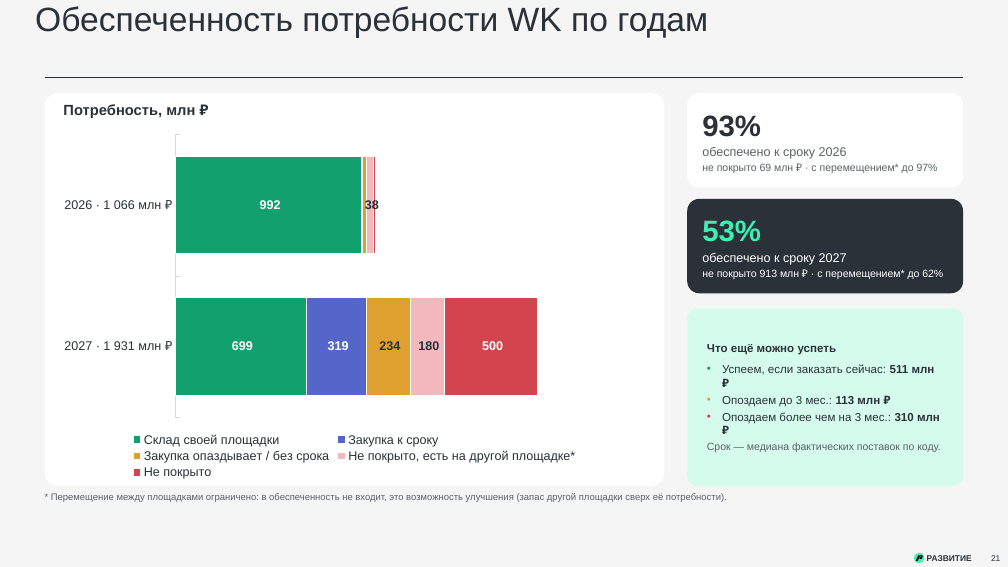
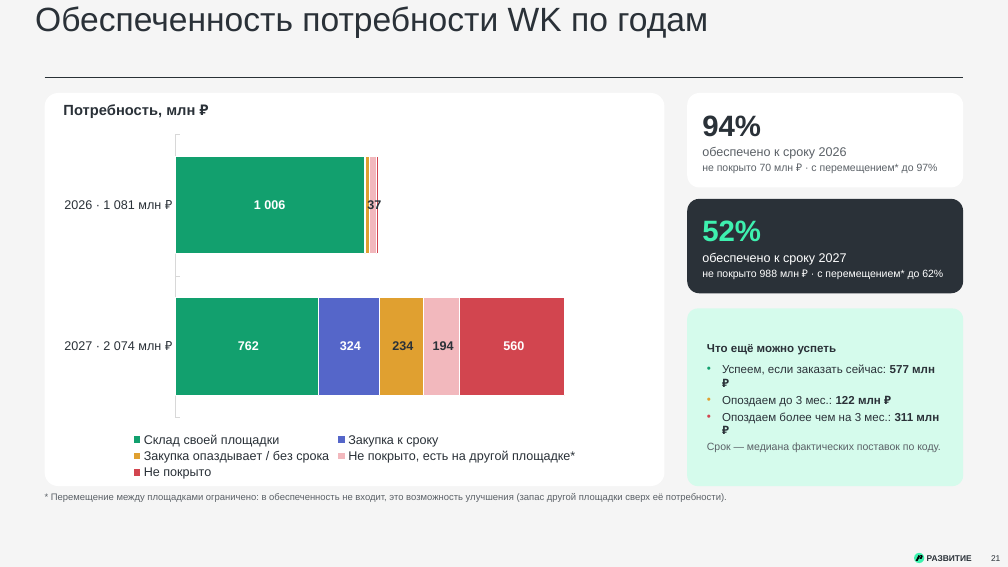
Before and after one commit to victorekuznetsov/TZ, a slide deck: slide 21 of exports/WK_ispolnenie_2024-2026_plan_2027.pptx. Drawn at 1008x567 pixels with LibreOffice and Linux fonts; fonts in the diff are those of the drawing. Boxes give left, top, right and bottom in pixels: in the first picture for what was removed or moved away, otherwise in the second. Text is boxed around its words. In the diff, an @@ line names an element or a change of style, - is before the commit and + after.

```diff
--- a/exports/WK_ispolnenie_2024-2026_plan_2027.pptx
+++ b/exports/WK_ispolnenie_2024-2026_plan_2027.pptx
@@ text at (702,115,761,137): text changed @@
-93%
+94%
@@ bar stacked chart at (52,127,657,482) @@
-categories: 2026 · 1 066 млн ₽, 2027 · 1 931 млн ₽
+categories: 2026 · 1 081 млн ₽, 2027 · 2 074 млн ₽
-Склад своей площадки: 992, 699
+Склад своей площадки: 1006, 762
-Закупка к сроку: 4, 319
+Закупка к сроку: 5, 324
-Не покрыто, есть на другой площадке*: 38, 180
+Не покрыто, есть на другой площадке*: 37, 194
-Не покрыто: 10, 500
+Не покрыто: 11, 560
@@ text at (702,163,938,173): text changed @@
-не покрыто 69 млн ₽ · с перемещением* до 97%
+не покрыто 70 млн ₽ · с перемещением* до 97%
@@ text at (702,220,761,242): text changed @@
-53%
+52%
@@ text at (702,269,943,279): text changed @@
-не покрыто 913 млн ₽ · с перемещением* до 62%
+не покрыто 988 млн ₽ · с перемещением* до 62%
@@ text in rounded rectangle at (722,364,939,424): text changed @@
-• Успеем, если заказать сейчас: 511 млн ₽
-• Опоздаем до 3 мес.: 113 млн ₽
-• Опоздаем более чем на 3 мес.: 310 млн ₽
+• Успеем, если заказать сейчас: 577 млн ₽
+• Опоздаем до 3 мес.: 122 млн ₽
+• Опоздаем более чем на 3 мес.: 311 млн ₽
```
Also in this commit, not shown: 27 other slides changed, 1 other file.
